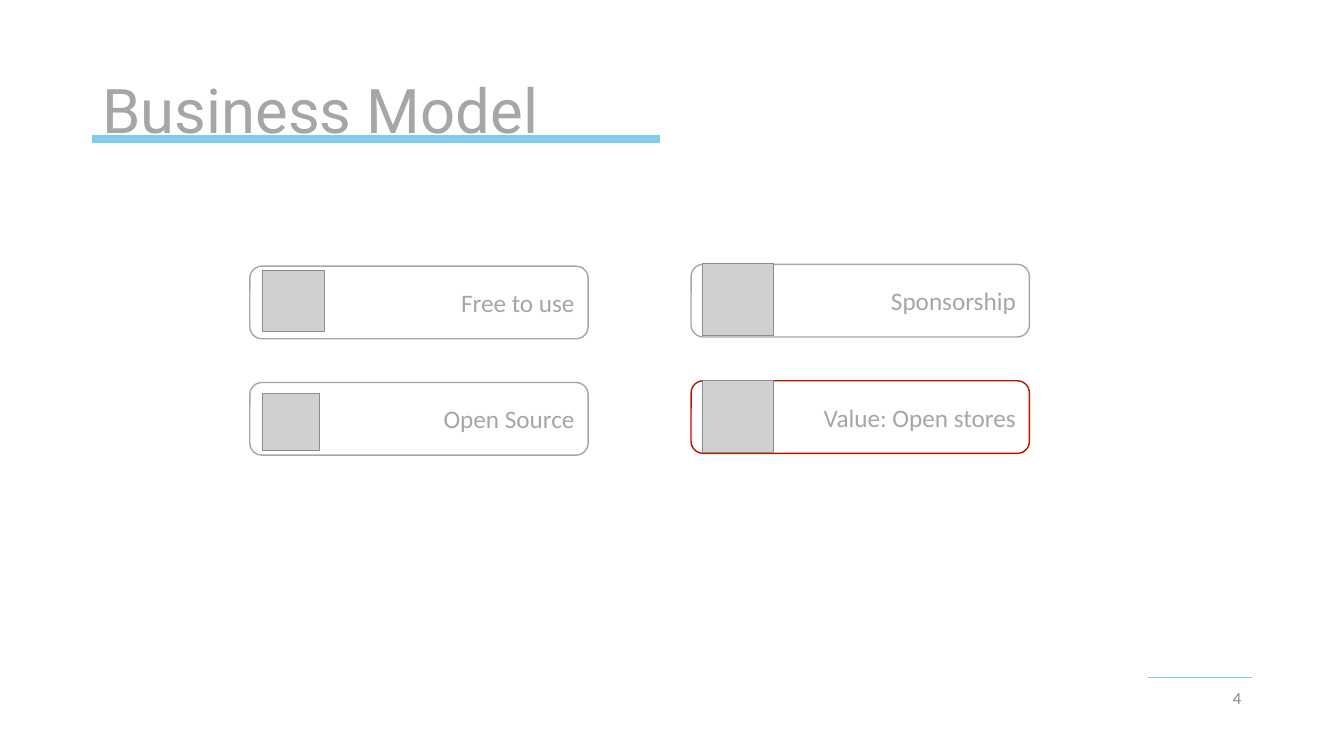
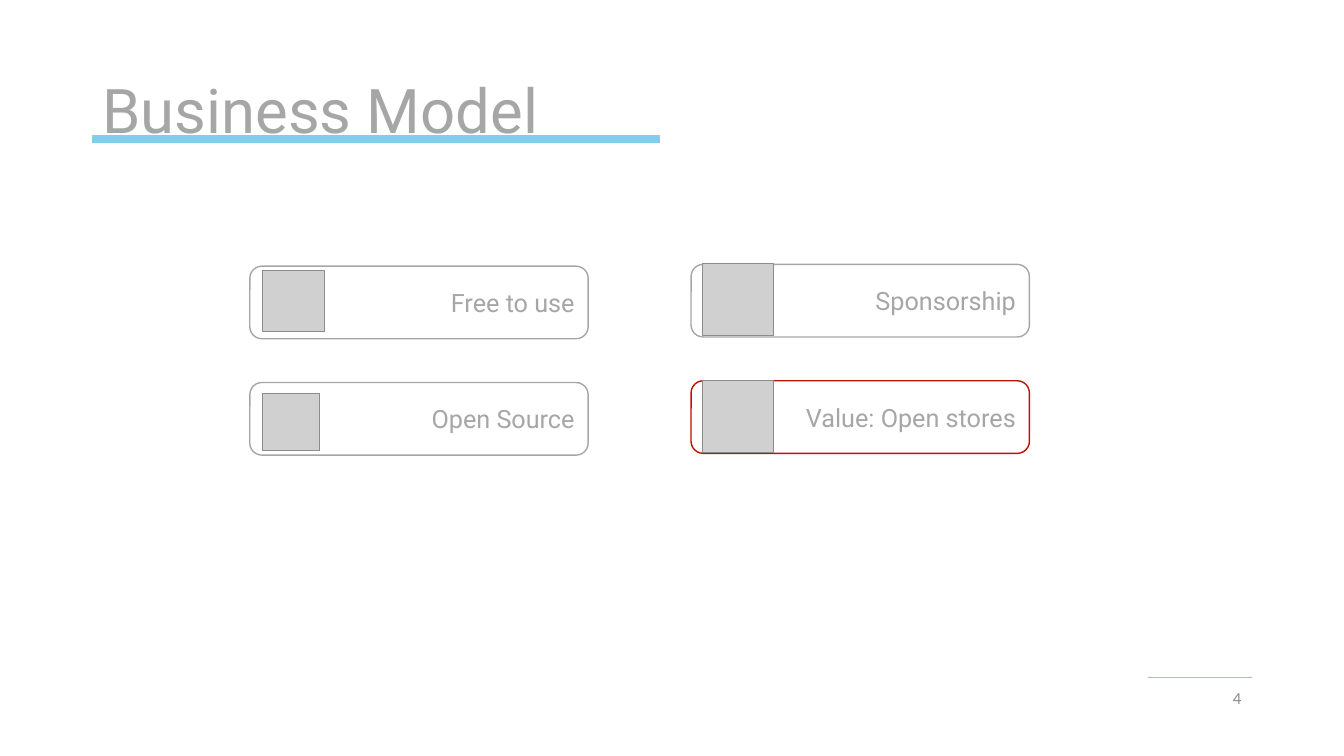
Before and after one commit to michael-spengler/Tracer-wwi19dsa, a slide deck: slide 4 of business/Tracer.pptx. Drawn at 1344x756 pixels with LibreOffice and Linux fonts; fonts in the diff are those of the drawing; grey boxes stand for pictures; background and template pictures are left out. Boxes give left, top, right and bottom in pixels: in the first picture for what was removed or moved away, otherwise in the second. Text is boxed around its words. In the diff, an @@ line names an element or a change of style, - is before the commit and + after.

```diff
--- a/business/Tracer.pptx
+++ b/business/Tracer.pptx
@@ font Calibri to Roboto in 4 elements at box(250, 382, 589, 455), box(250, 266, 589, 339), box(692, 264, 1030, 337), box(692, 381, 1030, 454) @@
```
Also in this commit, not shown: 5 other slides changed, 1 other file.
